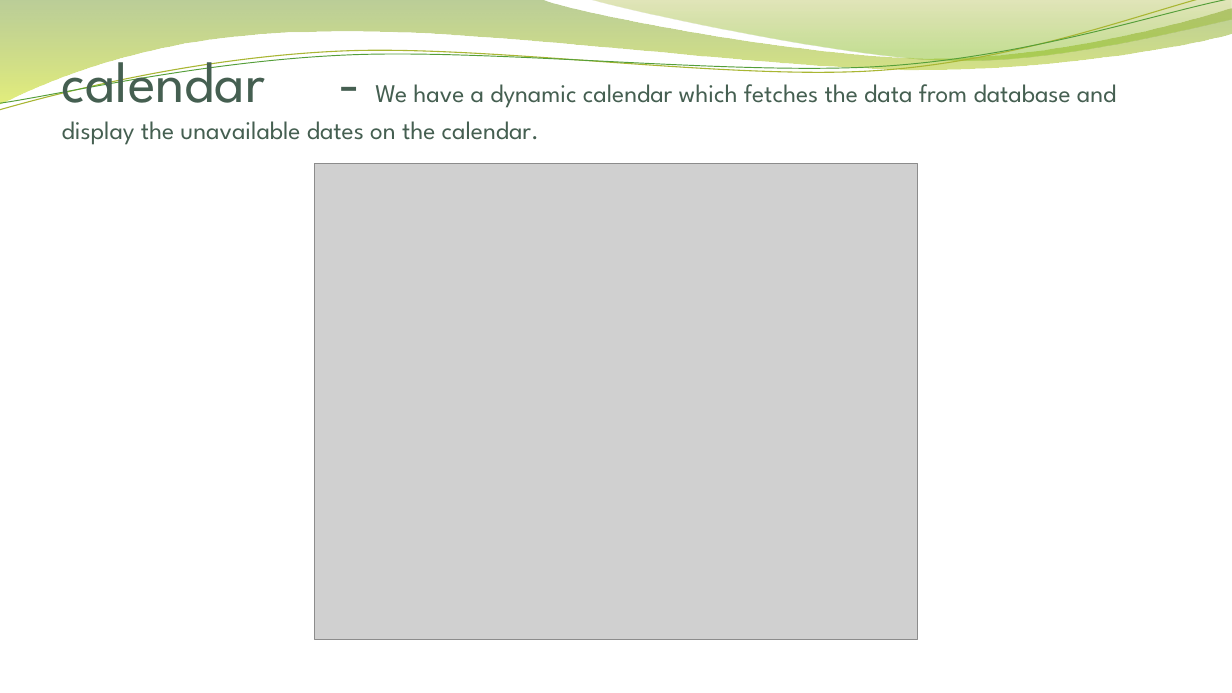
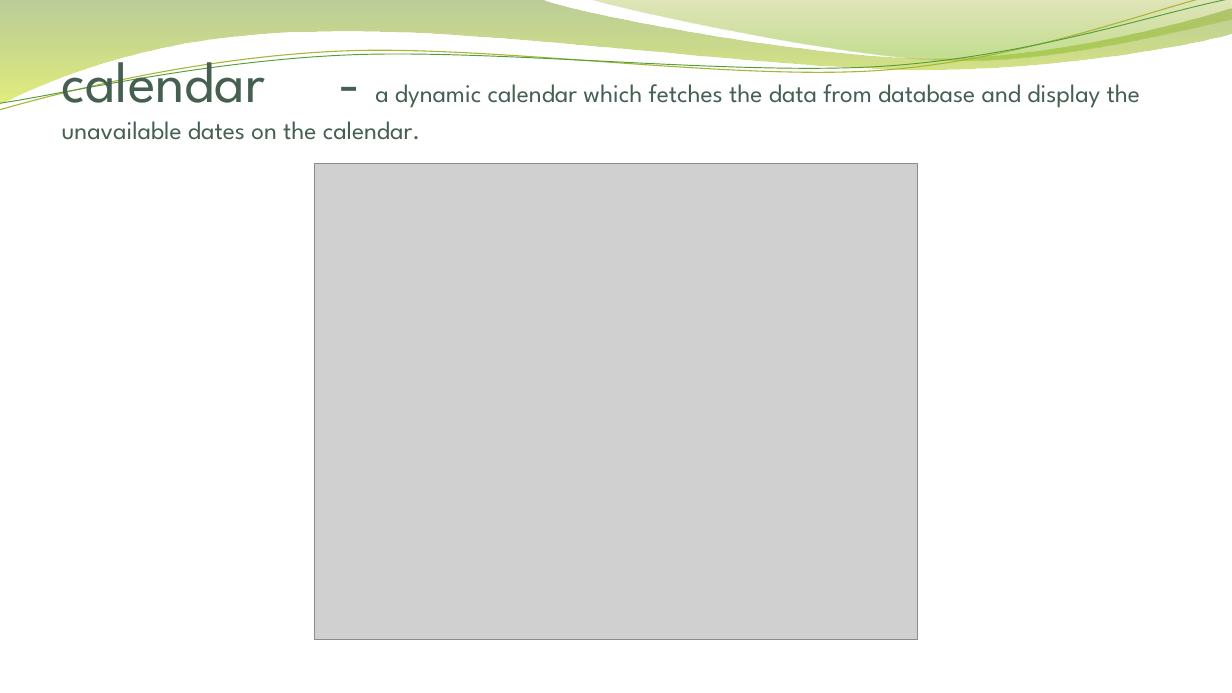
Before and after one commit to QianGaoProject/php, a slide deck: slide 4 of presentation/easy move_DF.pptx. Drawn at 1232x693 pixels with LibreOffice and Linux fonts; fonts in the diff are those of the drawing; grey boxes stand for pictures; background and template pictures are left out. Boxes give left, top, right and bottom in pixels: in the first picture for what was removed or moved away, otherwise in the second. Text is boxed around its words. In the diff, an @@ line names an element or a change of style, - is before the commit and + after.

```diff
--- a/presentation/easy move_DF.pptx
+++ b/presentation/easy move_DF.pptx
@@ title at [62, 44, 1140, 140]: text changed @@
-calendar - We have a dynamic calendar which fetches the data from database and display the unavailable dates on the calendar.
+calendar - a dynamic calendar which fetches the data from database and display the unavailable dates on the calendar.
```
Also in this commit, not shown: 1 other slide changed, 4 slides added.
